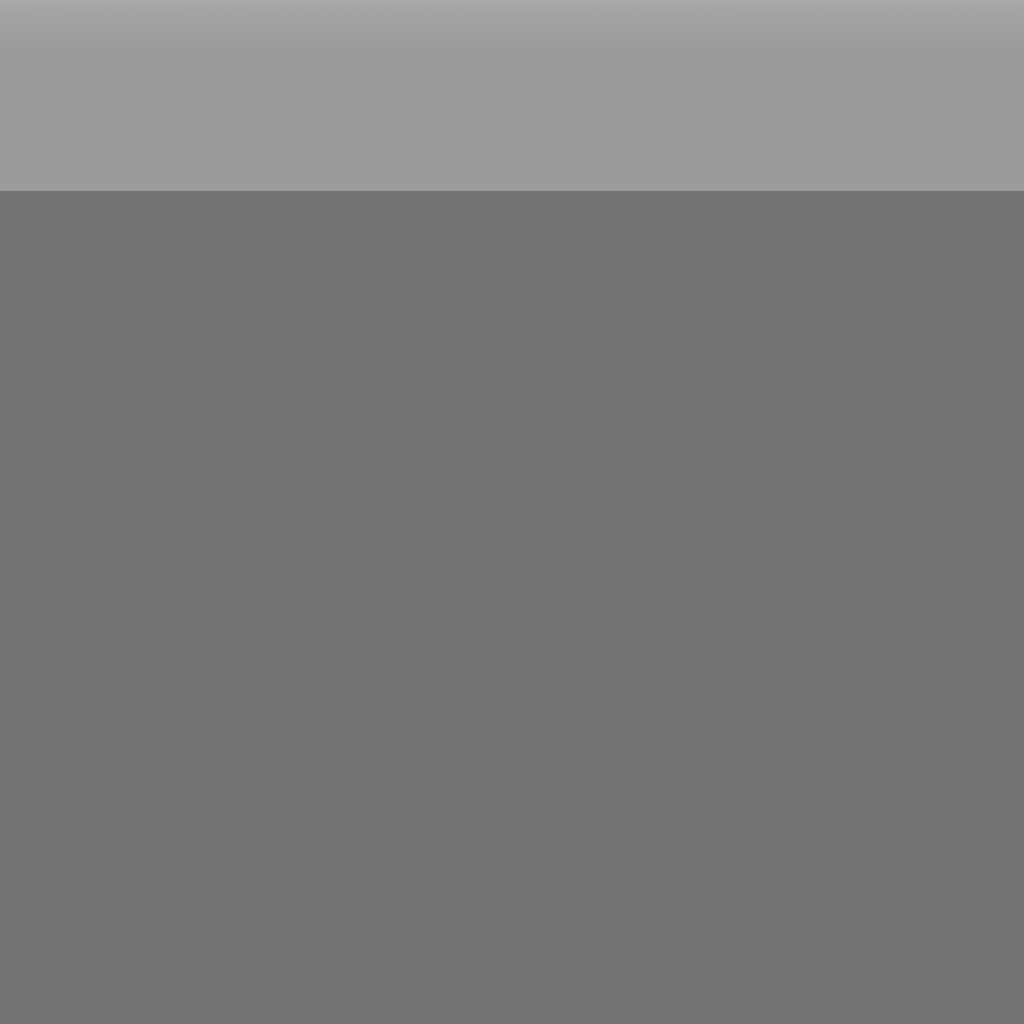
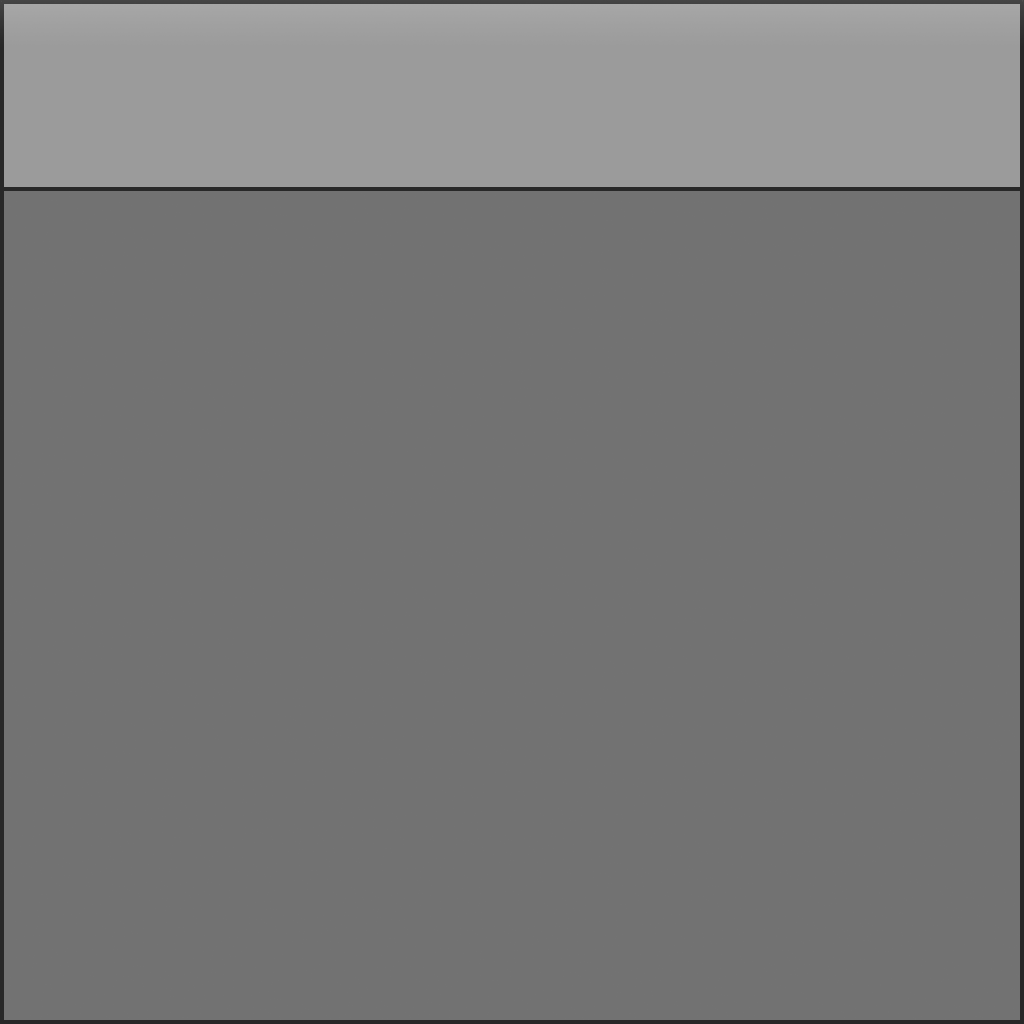
Two versions of the same layered image (1024 x 1024). Layer-by-layer changes:
painted on "Cube1 copy" over 0, 0, 1024, 1024
